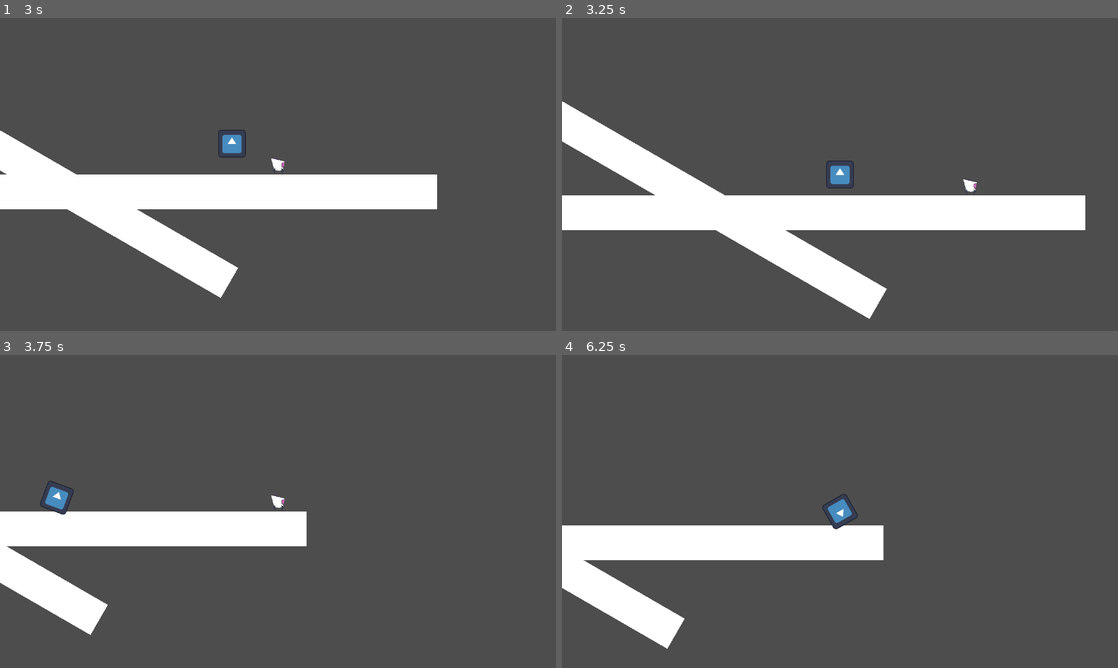
Above: before the commit, frames 1-4 (two rows, left to right).
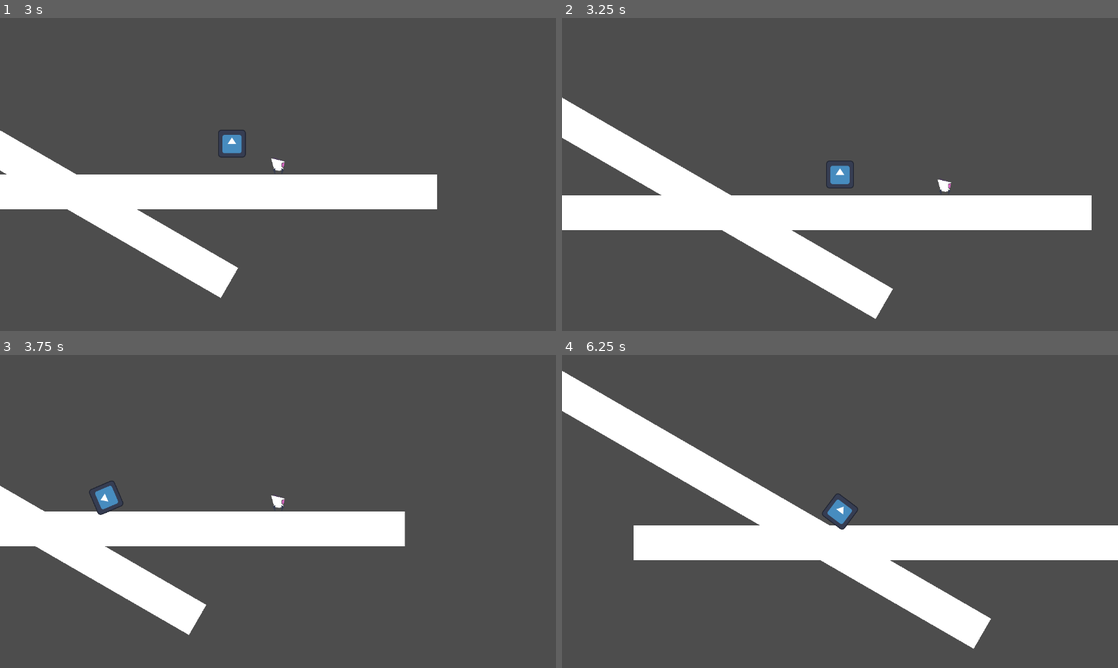
Above: after the commit, the same moments.

Repository: SnappyDragon64/Volleyball
Game: Godot game, scene res://game/game/sandbox.tscn
Same seed, same stepped clock (60 frames per second), same inputs: the game is played once before the commit and once after it. The engine's default icon, where the game draws it, is replaced by a stand-in: a white triangle on a blue panel in a dark square.
Inputs (mouse positions are in pixels of both pictures, inside the frame that each line leads up to):
- Up to frame 1 (3 s): tap Enter at 0.5 s; move the mouse to (400, 158) at 0.52 s; hold Right (move_right) 0.53-2.03 s; tap Q (switch) at 0.6, 1.55, 2.1 s; click (400, 158) at 0.67 s; move the mouse to (166, 190) at 1.27 s; tap Z (grab) at 1.35 s; move the mouse to (333, 105) at 2.02 s; hold Left (move_left) 2.03-2.78 s; move the mouse to (250, 237) at 2.77 s; hold Right (move_right) from 2.78 s (still down); click (250, 237) at 2.85 s
- Up to frame 2 (3.25 s): keep holding Right (move_right); tap Q (switch) at 3.05 s
- Up to frame 3 (3.75 s): keep holding Right (move_right); move the mouse to (444, 558) at 3.52 s; tap Q (switch) at 3.6 s
- Up to frame 4 (6.25 s): move the mouse to (673, 464) at 4.27 s; release Right (move_right) at 4.28 s; hold Left (move_left) 4.28-5.03 s; tap Z (grab) at 4.35 s; tap Q (switch) at 4.55, 5.1, 6.05 s; move the mouse to (867, 511) at 5.02 s; hold Right (move_right) 5.03-5.78 s; click (867, 511) at 5.17 s; move the mouse to (756, 433) at 5.77 s; hold Left (move_left) from 5.78 s (still down); click (756, 433) at 5.85 s

Frame 1 is identical in both runs. In frame 2, 1.5% of the frame differs, in the area x 0-96%, y 25-97%; in frame 3, 8.2%; in frame 4, 17%, in the area x 0-100%, y 5-94%.

Commit message:
Head uses torque instead of force now

Diff:
--- a/game/entity/player/head.gd
+++ b/game/entity/player/head.gd
@@ -1,8 +1,8 @@
 extends RigidBody2D
 
 
-const FORCE := 500.0
-const SPEED := 300.0
+const TORQUE := 8000.0
+const LERP_DELTA := 10.0
 
 var is_active_character := false
 var is_switch_blocked := false
@@ -32,16 +32,15 @@
 		var direction = Input.get_axis("move_left", "move_right")
 
 		if direction:
-			if linear_velocity.x > SPEED and direction * linear_velocity.x > 0:
-				constant_force.x = move_toward(constant_force.x, direction * FORCE, 10)
-			elif direction * linear_velocity.x < 0:
-				constant_force.x = move_toward(direction * FORCE * 2, direction * FORCE, 50)
+			if direction * angular_velocity < 0:
+				constant_torque = move_toward(direction * TORQUE * 2, direction * TORQUE, LERP_DELTA)
 			else:
-				constant_force.x = move_toward(constant_force.x, direction * FORCE, 50)
+				constant_torque = move_toward(constant_torque, direction * TORQUE, LERP_DELTA)
 		else:
-			constant_force = Vector2(0,0)
+			constant_torque = 0.0
 
 		if not is_switch_blocked and Input.is_action_just_pressed("switch"):
+			constant_torque = 0.0
 			is_switch_blocked = true
 			is_active_character = false
 			$Timers/SwitchBlockTimer.start()
--- a/game/entity/player/player.gd
+++ b/game/entity/player/player.gd
@@ -165,6 +165,7 @@
 
 func enable_character_switch():
 	if not is_switch_blocked and Input.is_action_just_pressed("switch"):
+		velocity.x = 0.0
 		is_switch_blocked = true
 		is_active_character = false
 		$Timers/SwitchBlockTimer.start()
